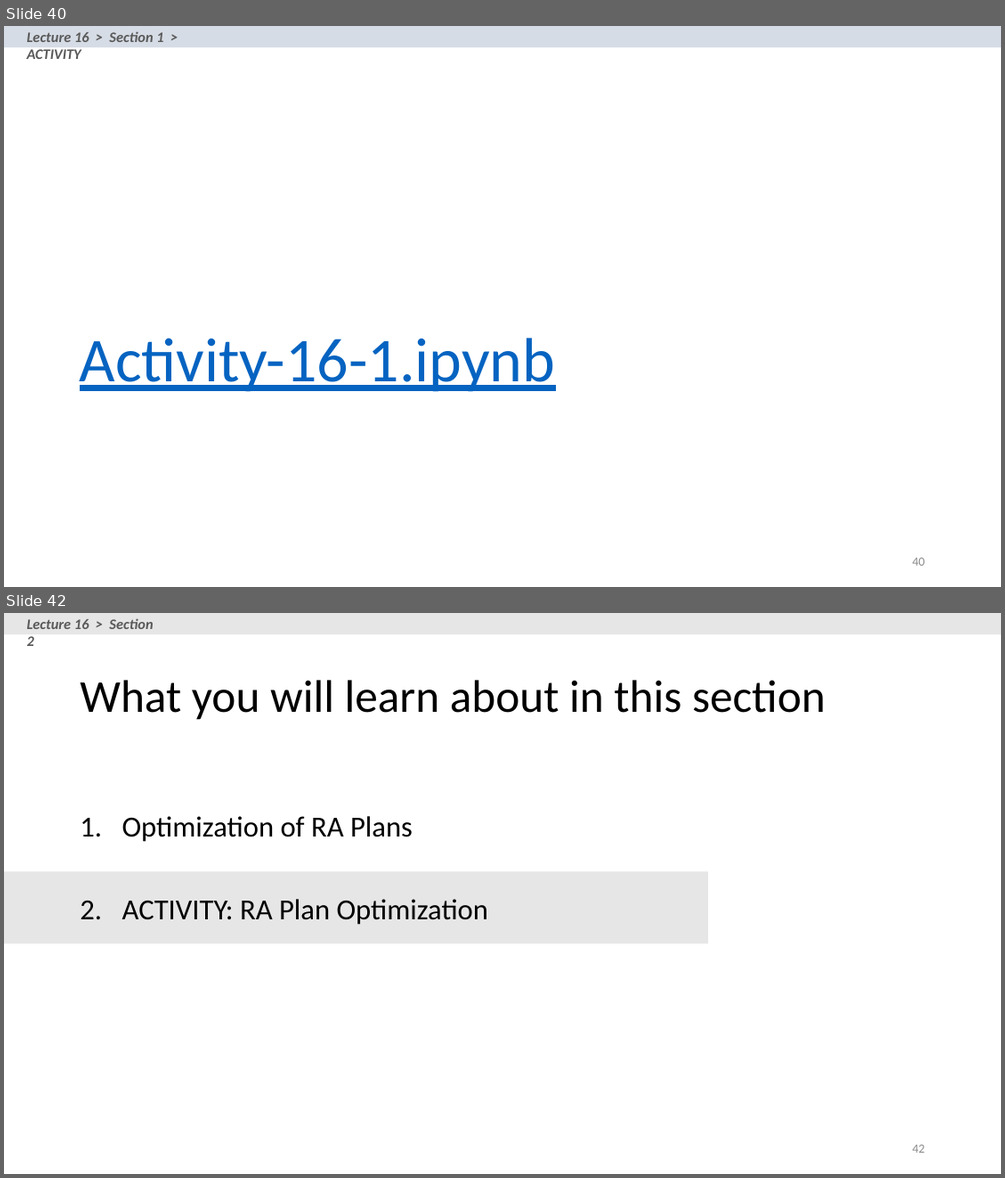
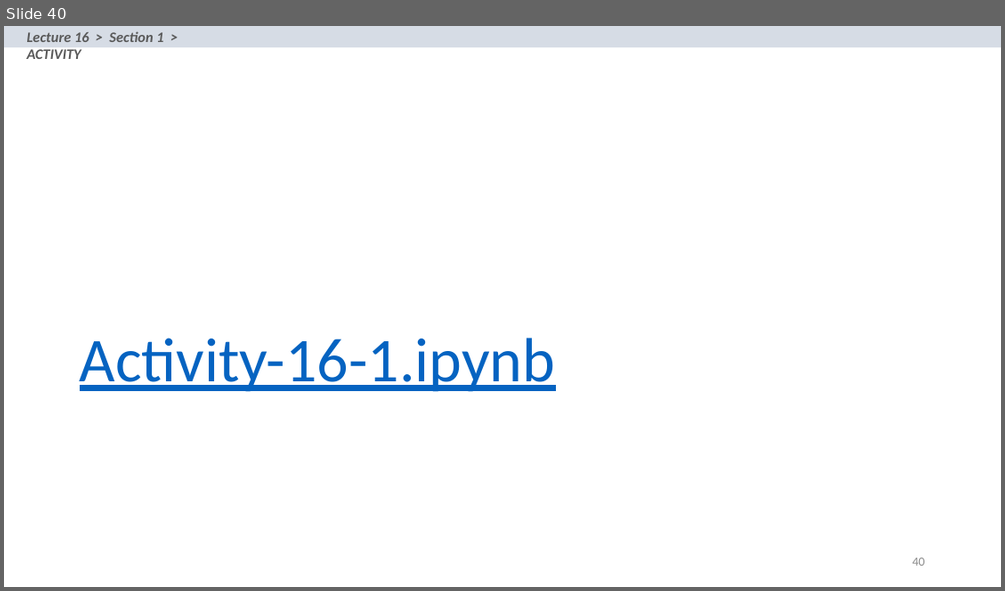
Before and after one commit to XIEQ/cs145-notebooks, a slide deck: lecture-16/Lecture_16_Relational_Algebra.pptx. Shown one above the other, each under a label of ours: slides 40 and 42 before the commit, slide 40 after it; the slides between them are not shown. The pictures are 1005x1178 and 1005x591 pixels, drawn with LibreOffice and Linux fonts; fonts in the diff are those of the drawing. Boxes give left, top, right and bottom in pixels: in the first picture for what was removed or moved away, otherwise in the second. Text is boxed around its words. In the diff, an @@ line names an element or a change of style, - is before the commit and + after.

```diff
--- a/lecture-16/Lecture_16_Relational_Algebra.pptx
+++ b/lecture-16/Lecture_16_Relational_Algebra.pptx
@@ slide 42 removed at <box>4,613,1001,1174</box>, background #FFFFFF @@
@@ rectangle removed at <box>4,613,1001,634</box> @@
@@ text removed at <box>27,618,153,646</box> @@
-Lecture 16 > Section 2
@@ title removed at <box>80,680,825,720</box> @@
-What you will learn about in this section
@@ text removed at <box>122,816,489,925</box> @@
-1. Optimization of RA Plans
-2. ACTIVITY: RA Plan Optimization
@@ rectangle removed at <box>4,872,708,944</box> @@
@@ page number removed at <box>912,1144,924,1152</box> @@
-42
```
Also in this commit, not shown: 18 slides changed, 14 other slides removed, 7 other files.
